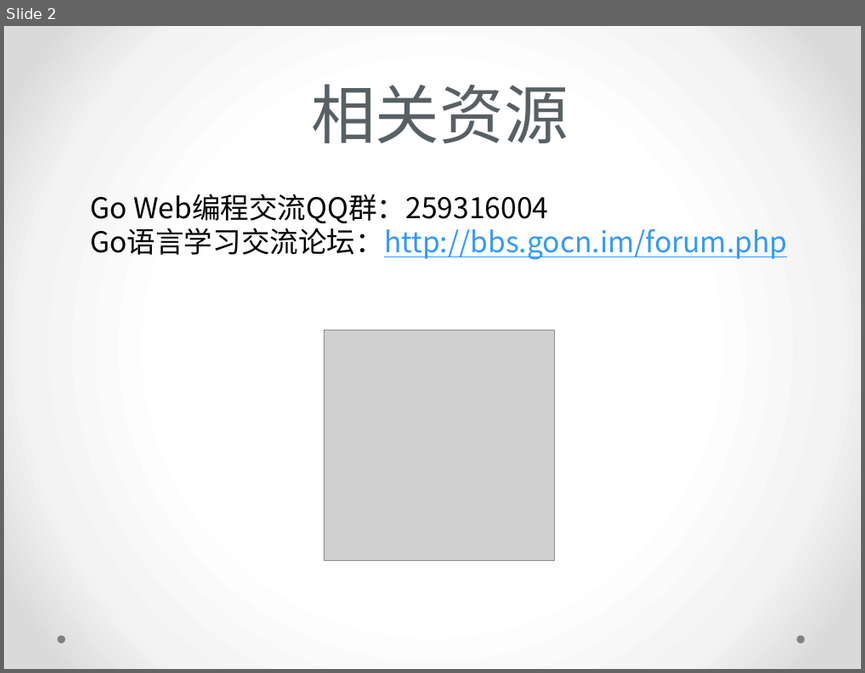
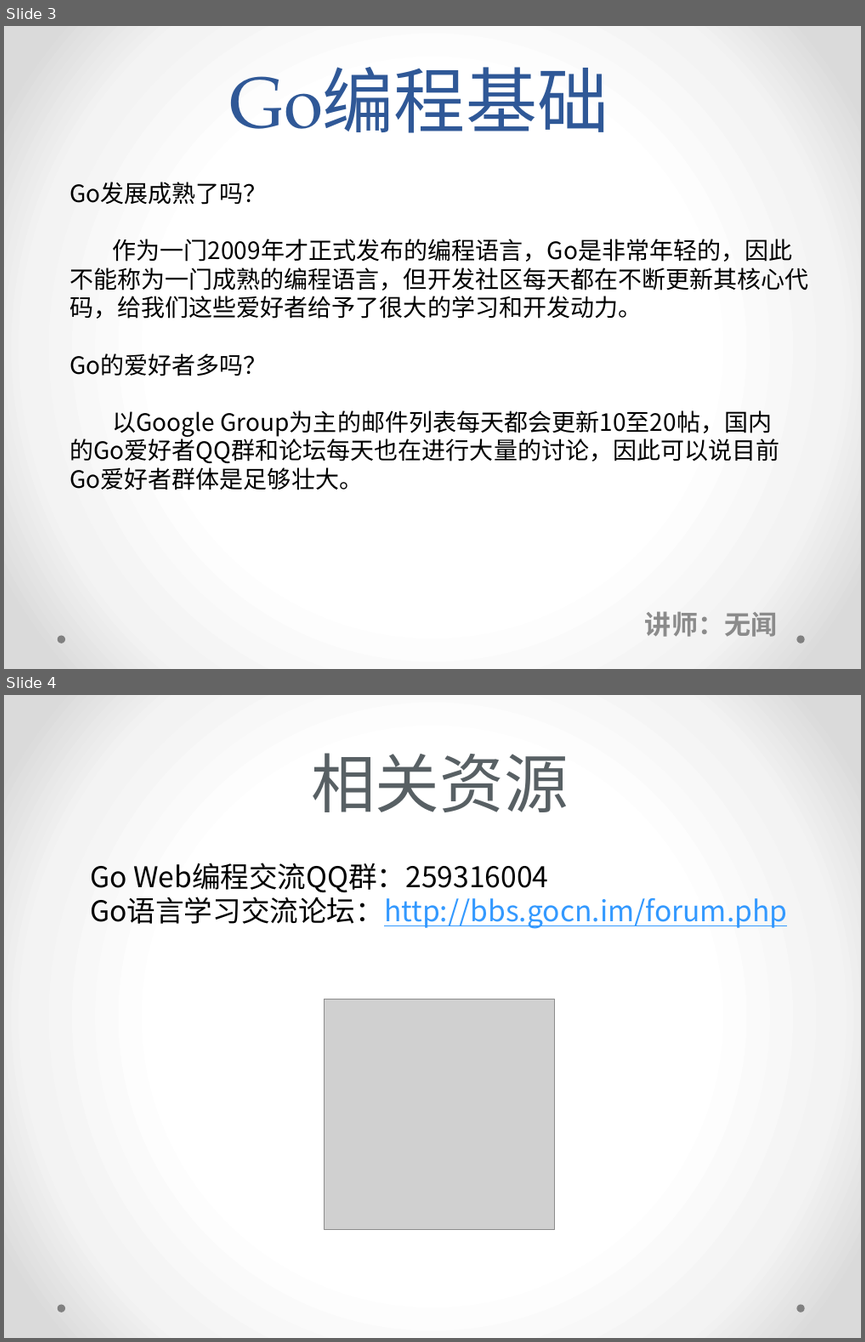
Before and after one commit to deliretzua/go-fundamental-programming, a slide deck: Go编程基础-课堂讲义.pptx. Shown one above the other, each under a label of ours: slide 2 before the commit, slides 3 and 4 after it. The pictures are 865x673 and 865x1342 pixels, drawn with LibreOffice and Linux fonts; fonts in the diff are those of the drawing; grey boxes stand for pictures. Boxes give left, top, right and bottom in pixels: in the first picture for what was removed or moved away, otherwise in the second. Text is boxed around its words. In the diff, an @@ line names an element or a change of style, - is before the commit and + after.

Commit message:
lecture1

```diff
--- a/Go编程基础-课堂讲义.pptx
+++ b/Go编程基础-课堂讲义.pptx
@@ slide 3 added at bbox=[4, 26, 861, 669], background gradient #FFFFFF to #F4F4F4 to #DADADA; not listed: 2 template elements that a slide beside it also shows @@
@@ title added at bbox=[229, 67, 608, 133], 60 pt, text #2F5897 @@
+Go编程基础
@@ text added at bbox=[69, 182, 808, 490], 20 pt, text #000000 @@
+Go发展成熟了吗？
+作为一门2009年才正式发布的编程语言，Go是非常年轻的，因此
+不能称为一门成熟的编程语言，但开发社区每天都在不断更新其核心代
+码，给我们这些爱好者给予了很大的学习和开发动力。
+Go的爱好者多吗？
+以Google Group为主的邮件列表每天都会更新10至20帖，国内
+的Go爱好者QQ群和论坛每天也在进行大量的讨论，因此可以说目前
+Go爱好者群体是足够壮大。
@@ subtitle added at bbox=[645, 611, 777, 636], 22.2 pt, text #8C8C8C, bold @@
+讲师：无闻
@@ what was slide 2 is now slide 4 @@
```
Also in this commit, not shown: 1 slide changed, 1 other slide added, 2 other files.
